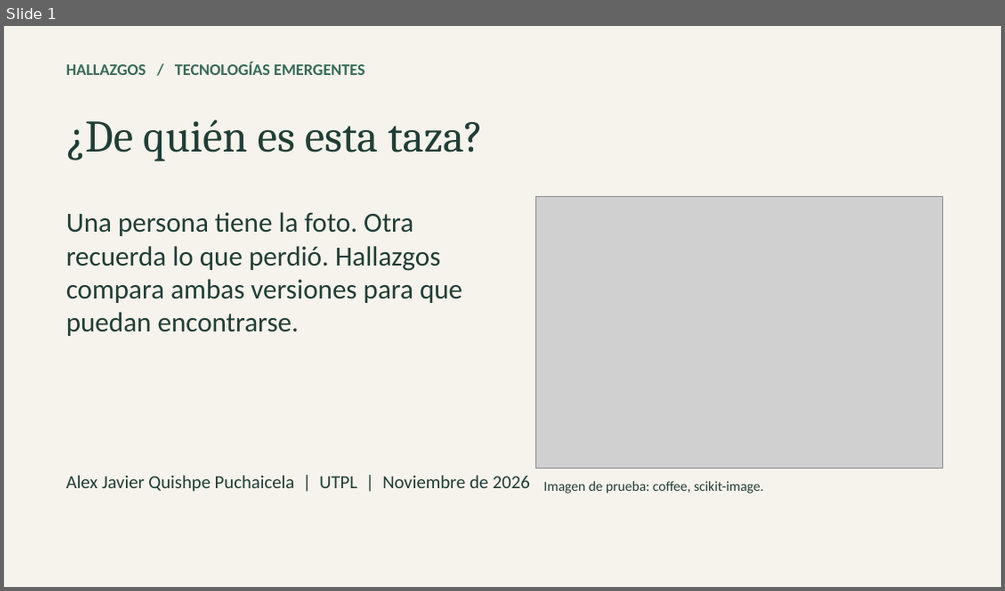
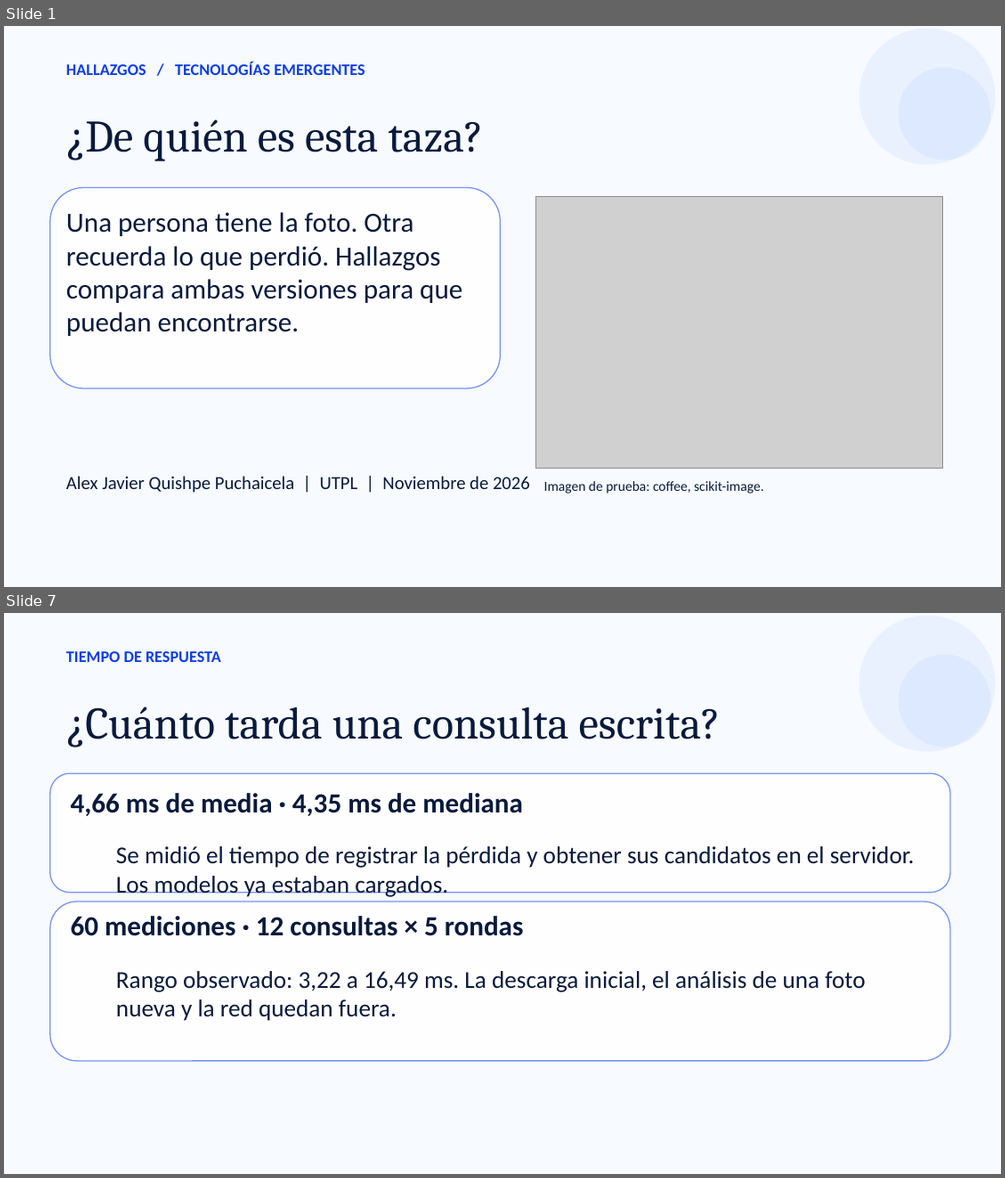
Before and after one commit to AlexJavierQ/problema-loja, a slide deck: presentacion/Hallazgos.pptx. Shown one above the other, each under a label of ours: slide 1 before the commit, slides 1 and 7 after it; the slides between them are not shown. The pictures are 1005x591 and 1005x1178 pixels, drawn with LibreOffice and Linux fonts; fonts in the diff are those of the drawing; grey boxes stand for pictures. Boxes give left, top, right and bottom in pixels: in the first picture for what was removed or moved away, otherwise in the second. Text is boxed around its words. In the diff, an @@ line names an element or a change of style, - is before the commit and + after.

Commit message:
Rediseñar Hallazgos y documentar la evaluación y sus tiempos

```diff
--- a/presentacion/Hallazgos.pptx
+++ b/presentacion/Hallazgos.pptx
@@ slide 7 added at bbox=[4, 613, 1001, 1174], background #F7FAFF @@
@@ ellipse added at bbox=[858, 616, 995, 752], fill #C7DBFF at 29% opacity @@
@@ text added at bbox=[66, 651, 221, 662], 14 pt, text #0D3DE5, bold @@
+TIEMPO DE RESPUESTA
@@ ellipse added at bbox=[898, 655, 990, 747], fill #C7DBFF at 35% opacity @@
@@ text added at bbox=[66, 706, 720, 747], 39 pt, text #091A3B @@
+¿Cuánto tarda una consulta escrita?
@@ rounded rectangle added at bbox=[50, 773, 950, 892], fill #FFFFFF at 94% opacity, outline #0D3DE5 1 pt @@
@@ text added at bbox=[71, 793, 523, 816], 24 pt, text #091A3B, bold @@
+4,66 ms de media · 4,35 ms de mediana
@@ text added at bbox=[116, 846, 914, 897], 21 pt, text #091A3B @@
+Se midió el tiempo de registrar la pérdida y obtener sus candidatos en el servidor. Los modelos ya estaban cargados.
@@ rounded rectangle added at bbox=[50, 901, 950, 1061], fill #FFFFFF at 94% opacity, outline #0D3DE5 1 pt @@
@@ text added at bbox=[71, 916, 524, 936], 24 pt, text #091A3B, bold @@
+60 mediciones · 12 consultas × 5 rondas
@@ text added at bbox=[116, 971, 865, 1021], 21 pt, text #091A3B @@
+Rango observado: 3,22 a 16,49 ms. La descarga inicial, el análisis de una foto nueva y la red quedan fuera.
@@ slide 1 changed as well @@
@@ background #F5F3EB to #F7FAFF @@
@@ ellipse added at bbox=[858, 29, 995, 165], fill #C7DBFF at 29% opacity @@
@@ text "HALLAZGOS / TECNOLOGÍAS EMERGENTES" at bbox=[66, 62, 364, 75]: text colour #376A59 to #0D3DE5 @@
@@ ellipse added at bbox=[898, 68, 990, 160], fill #C7DBFF at 35% opacity @@
@@ rounded rectangle added at bbox=[50, 187, 501, 388], fill #FFFFFF at 94% opacity, outline #0D3DE5 1 pt @@
@@ text colour #203E36 to #091A3B in 4 elements at bbox=[66, 119, 484, 161], bbox=[66, 212, 462, 336], bbox=[66, 475, 530, 492], bbox=[544, 481, 764, 493] @@
```
Also in this commit, not shown: 5 other slides changed, 2 other slides added, 7 other files.
